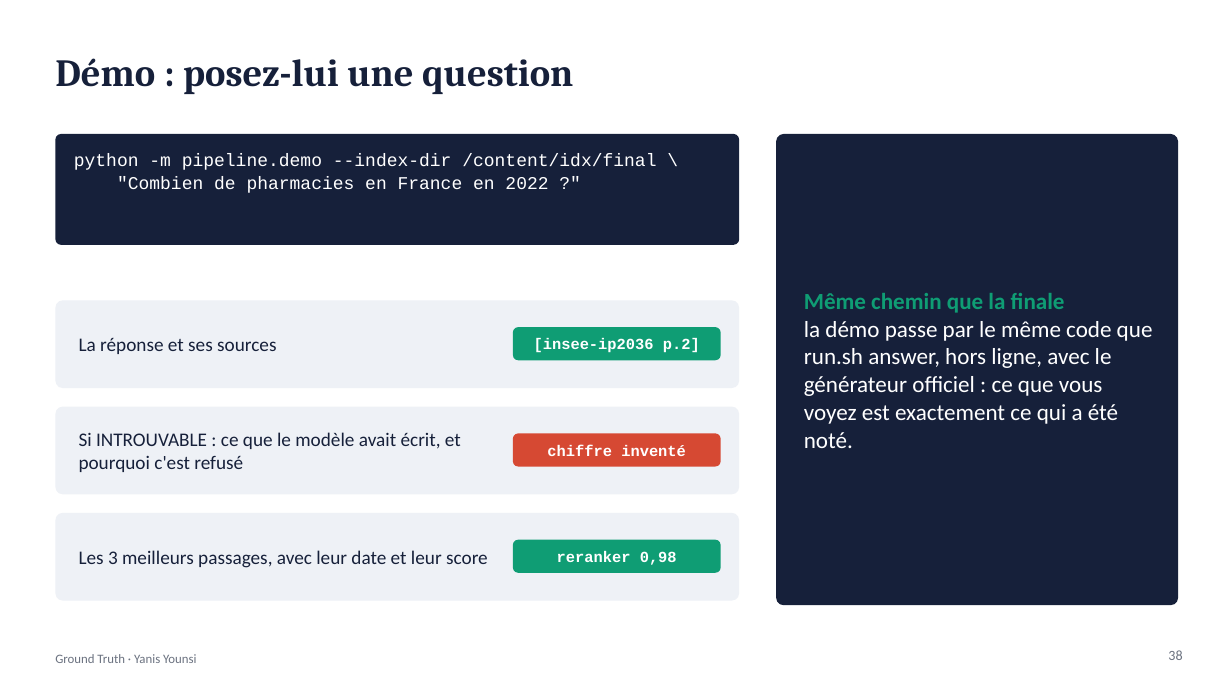
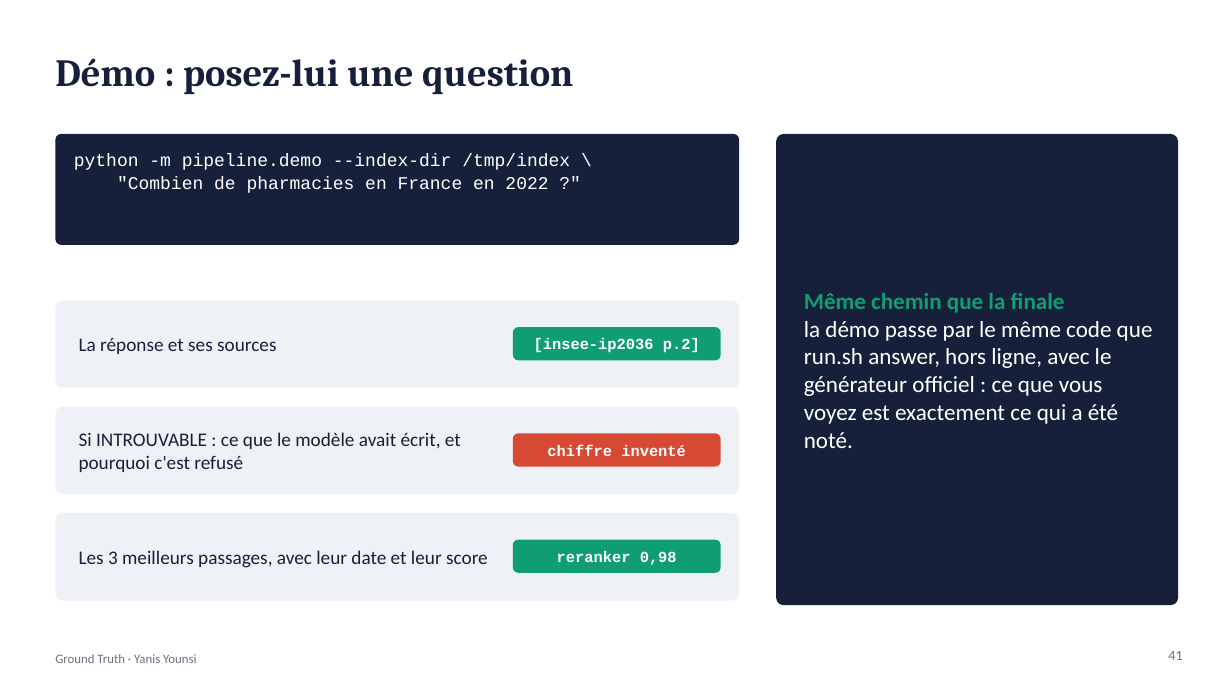
Before and after one commit to YanisYounsi-code/Ground-Truth-un-RAG-qui-ne-ment-pas, a slide deck: slide 41 of soutenance/soutenance_ground_truth.pptx (slide 38 before the commit). Drawn at 1232x693 pixels with LibreOffice and Linux fonts; fonts in the diff are those of the drawing. Boxes give left, top, right and bottom in pixels: in the first picture for what was removed or moved away, otherwise in the second. Text is boxed around its words. In the diff, an @@ line names an element or a change of style, - is before the commit and + after.

Commit message:
présentation de soutenance finale

```diff
--- a/soutenance/soutenance_ground_truth.pptx
+++ b/soutenance/soutenance_ground_truth.pptx
@@ text at [74,154,570,170]: text changed @@
-python -m pipeline.demo --index-dir /content/idx/final \
+python -m pipeline.demo --index-dir /tmp/index \
@@ page number at [1168,651,1182,660]: text changed @@
-38
+41
```
Also in this commit, not shown: 11 other slides changed, 5 slides added, 2 slides removed.
